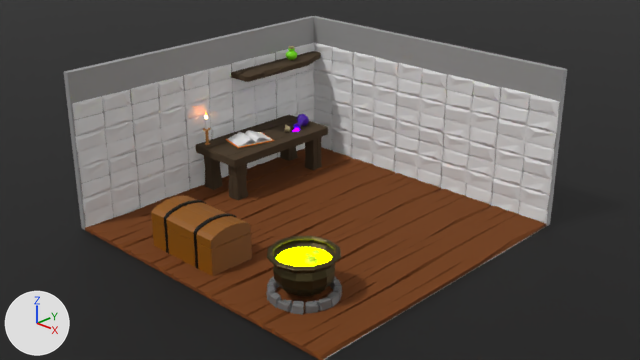
What one commit did to the Blender file whichs-lair.blend.
Rendered twice from the file's camera 'Camera'. The lights are fixed; the arrows at lower left show +X, +Y and +Z.

The first picture shows 'Cube', 'Plane.001', 'Plane.004', 'Plane.011', 'background', 'floor', 'pot', 'shelf', 'stones', 'table', 'tall vial', 'vial', 'walls'.
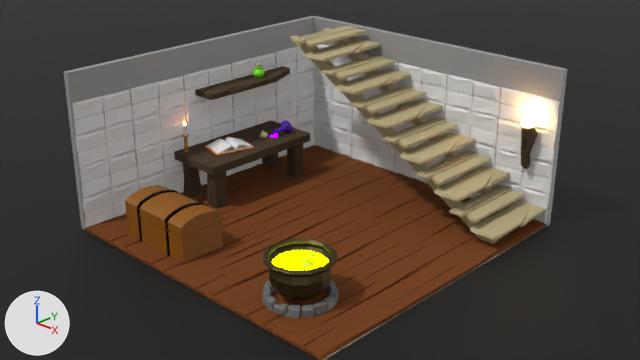
Commit message: 004: which's lair with stairs

Where the newer file only moved an object's origin or applied its transform, the numbers keep the older frame.

Changed parts and their boxes (x1, y1, x2, y2) in the pictures (640 x 360 px):
'stair1', added (beige): after (305, 39, 546, 240)
'stair2', added (beige): after (291, 26, 525, 223)
'Cube', deleted (brown): before (151, 196, 252, 276)
'chest', added (brown): after (125, 185, 223, 263)
'table', moved: before (196, 115, 328, 168); after (174, 120, 310, 175)
'pot', moved: before (267, 236, 341, 297); after (263, 239, 337, 300)
'stairs support', added: after (289, 28, 526, 244)
'shelf', moved: before (231, 51, 321, 82); after (195, 66, 290, 100)
'stones', moved: before (266, 276, 342, 315); after (262, 280, 338, 319)
'Plane', moved: before (228, 164, 248, 200); after (207, 171, 228, 209)
'Plane.001', moved: before (204, 156, 223, 190); after (183, 163, 202, 198)
'Plane.002', moved: before (305, 137, 322, 170); after (287, 144, 304, 177)
'torch', added (brown): after (520, 126, 538, 169)
'book pages.002', moved: before (233, 130, 266, 144); after (212, 137, 247, 151)
'Plane.003', moved: before (280, 146, 298, 161); after (262, 153, 280, 167)
'book', moved: before (225, 132, 274, 148); after (205, 139, 255, 155)
'tall vial', moved, turned: before (293, 114, 309, 130); after (273, 121, 292, 136)
'torch fire', added: after (521, 98, 537, 128)
'vial', moved: before (286, 46, 297, 60); after (253, 63, 265, 78)
'Circle', moved: before (203, 119, 210, 145); after (181, 125, 189, 152)
'book pages', moved: before (229, 132, 271, 146); after (209, 138, 250, 153)
'book pages.001', moved: before (232, 132, 269, 145); after (211, 138, 248, 152)
'vial cork', moved, turned: before (284, 125, 290, 132); after (260, 130, 268, 138)
'tall vial.001', moved, turned: before (292, 127, 300, 132); after (270, 133, 278, 137)

The change, as a list of edits to the scene's bpy script:
```text
Add me_plane_015:
    me_plane_015.from_pydata([(0.5, -1.0, 0.0), (2.5, -1.0, 0.0), (0.5, 1.0, 0.0), (2.5, 1.0, 0.0), (-35.1, -0.8, 13.2), (-31.9, -0.8, 13.2), (-35.1, 1.2, 13.2), (-31.9, 1.2, 13.2)], [], [(0, 1, 3, 2), (4, 5, 7, 6), (6, 7, 3, 2), (7, 5, 1, 3), (5, 4, 0, 1), (4, 6, 2, 0)])
    me_plane_015.materials.append(mat_cork)  # beige #b6a87f
Change ob_table:
    ob_table.location: (-4.03, 1.56, 1.34) -> (-4.03, 0.66, 1.34)
Remove ob_cube:
    ob_cube = bpy.data.objects.new('Cube', me_cube_001)
Change ob_vial:
    ob_vial.location: (-4.601, 3.478, 3.996) -> (-4.601, 3.478, 3.937)
Change ob_shelf:
    ob_shelf.location: (-4.03, 2.04, 3.76) -> (-4.03, 0.48, 3.49)
Change ob_tall_vial:
    ob_tall_vial.rotation_euler: (1.789, 0.129, 0.379) -> (1.789, 0.129, -0.02)  # degrees (103, 7.4, 22) -> degrees (103, 7.4, -1.1)
Change ob_pot:
    ob_pot.location: (2.68, -3.25, 0.95) -> (2.75, -3.46, 0.95)
Add ob_torch_fire:
    ob_torch_fire = bpy.data.objects.new('torch fire', me_icosphere_001)  # 42 vertices, 80 faces; spans x -0.76..1.05, y -1.29..0.86, z -0.69..5.34
    ob_torch_fire.parent = ob_torch
    ob_torch_fire.location = (4.189, 4.76, 3.221)
    ob_torch_fire.scale = (0.221, 0.221, 0.151)
Add ob_torch:
    ob_torch = bpy.data.objects.new('torch', me_cylinder)  # 103 vertices, 90 faces; spans x -0.21..0.28, y -0.21..0.26, z -0.71..0.8; in mat_table_wood (brown #463621)
    ob_torch.location = (4.22, 4.75, 2.45)
Add ob_stairs_support:
    ob_stairs_support = bpy.data.objects.new('stairs support', me_plane_015)  # modifiers ARRAY
    ob_stairs_support.location = (4.05, 2.81, 0.12)
    ob_stairs_support.scale = (0.227, 0.14, 0.359)
Add ob_stair2:
    ob_stair2 = bpy.data.objects.new('stair2', me_plane_014)  # 54 vertices, 41 faces; spans x 3.25..4.23, y 2.27..5.0, z 0.8..0.92; in mat_cork (beige #b6a87f); modifiers ARRAY
    ob_stair2.location = (0.0, 0.0, 0.0)
Add ob_stair1:
    ob_stair1 = bpy.data.objects.new('stair1', me_plane_013)  # 39 vertices, 33 faces; spans x 3.99..4.96, y 2.27..5.0, z 0.48..0.59; in mat_cork (beige #b6a87f); modifiers ARRAY
    ob_stair1.location = (0.0, 0.0, 0.0)
Add ob_chest:
    ob_chest = bpy.data.objects.new('chest', me_cube_001_1)  # 254 vertices, 249 faces; spans x -1.0..1.0, y -1.06..1.03, z -1.0..0.34; in mat_chest_wood (brown #8b5300), mat_chest_black (black #000000), mat_chest_brass (dark yellow #755500)
    ob_chest.location = (-2.34, -3.66, 1.11)
    ob_chest.scale = (1.34, 0.722, 1.0)
```
